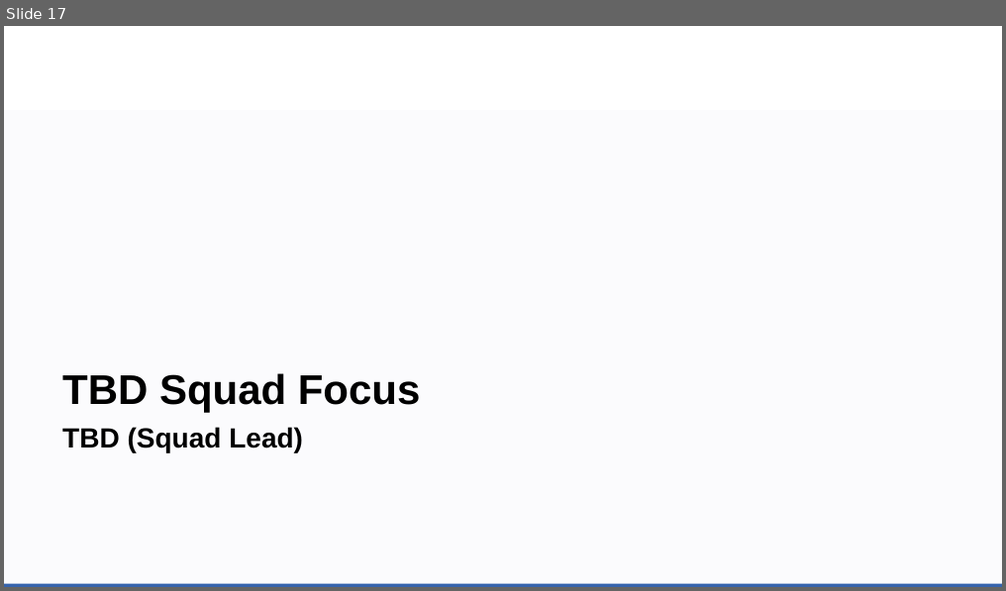
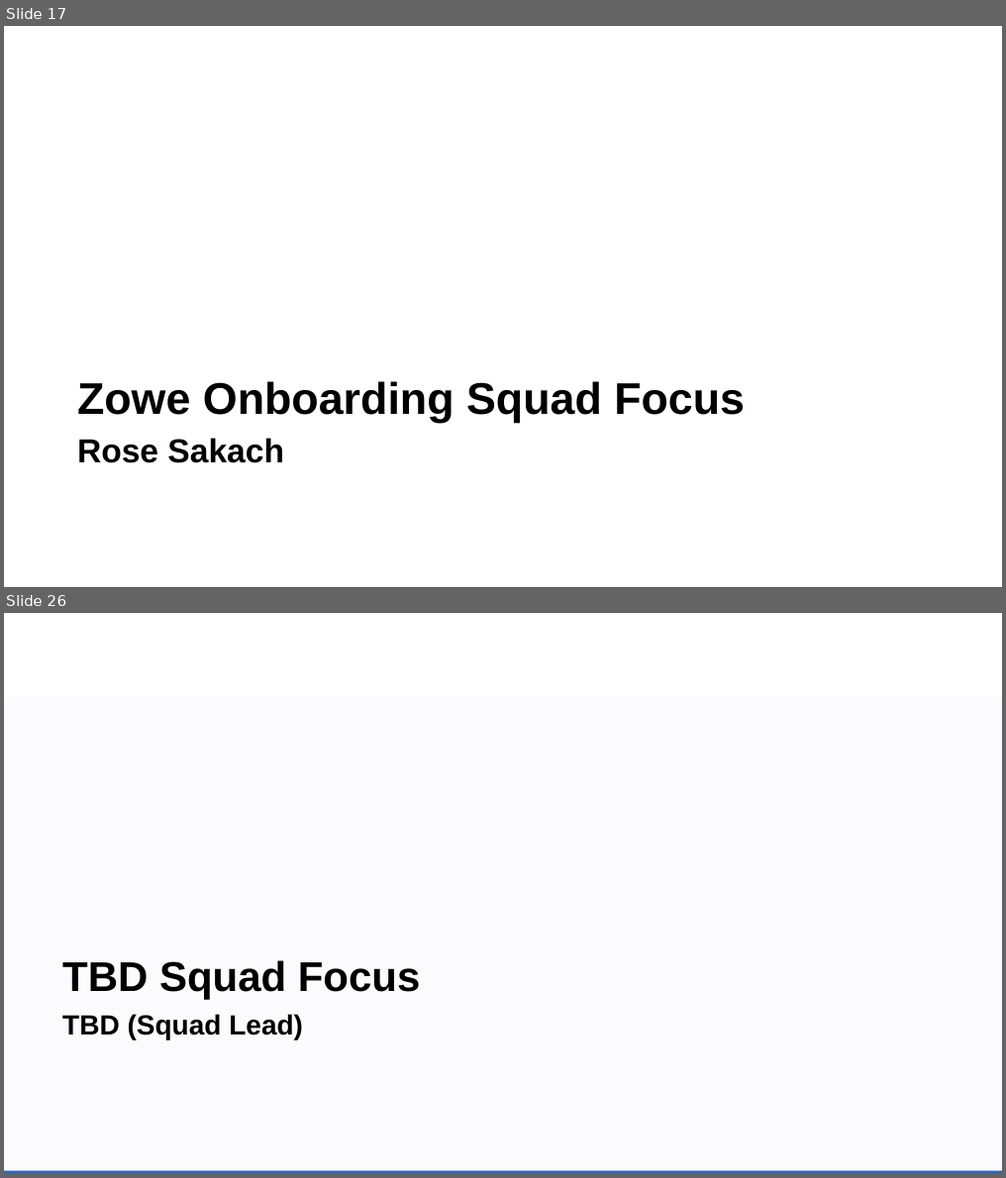
Before and after one commit to zowe/community, a slide deck: Project Management/PI Planning/20PI4 Planning/Zowe Community Squad Focus for 20PI4.pptx. Shown one above the other, each under a label of ours: slide 17 before the commit, slides 17 and 26 after it; the slides between them are not shown. The pictures are 1006x591 and 1006x1178 pixels, drawn with LibreOffice and Linux fonts; fonts in the diff are those of the drawing; background and template pictures are left out. Boxes give left, top, right and bottom in pixels: in the first picture for what was removed or moved away, otherwise in the second. Text is boxed around its words. In the diff, an @@ line names an element or a change of style, - is before the commit and + after.

Commit message:
address merge conflicts and make all text Arial 20 (when possible

```diff
--- a/Project Management/PI Planning/20PI4 Planning/Zowe Community Squad Focus for 20PI4.pptx
+++ b/Project Management/PI Planning/20PI4 Planning/Zowe Community Squad Focus for 20PI4.pptx
@@ slide 17 added at box(4, 26, 1002, 587), background #FFFFFF @@
@@ text added at box(77, 381, 745, 464), 32 pt, text #000000, bold @@
+Zowe Onboarding Squad Focus
+Rose Sakach
@@ what was slide 17 is now slide 26 @@
```
Also in this commit, not shown: 14 slides changed, 8 other slides added.
